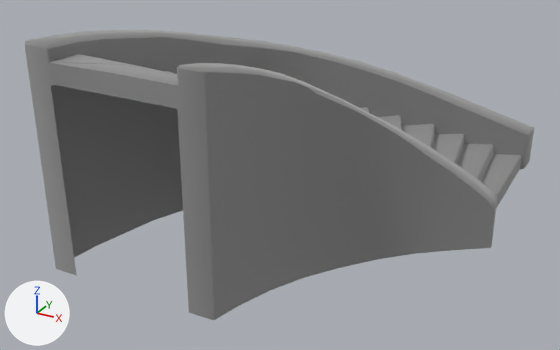
What one commit did to the FBX model Assets/Scenes/Environment Assets/Arena Map A/prop_Stairs_L.fbx.
Rendered twice from a 50 mm lens placed at (10.63, -12.0, 9.9), pointed at (1.23, 5.09, 1.35). Lighting does not change. The marker at lower left points along +X, +Y and +Z. Where no turn or scale is listed for an object, it has been applied to the vertices.

Script lines for the objects in view, before the commit:
```python
me_plane_005 = bpy.data.meshes.new('Plane.005')
me_plane_005.from_pydata(...)  # 331 vertices, 366 faces; spans x -2.44..6.86, y 0.0..12.78, z 0.0..5.76
me_plane_005.materials.append(mat_t_prop_stairs)  # grey #bcbcbc
ob_prop_stairs_l = bpy.data.objects.new('prop_Stairs_L', me_plane_005)
ob_prop_stairs_l.location = (0.0, 0.0, 0.0)
```
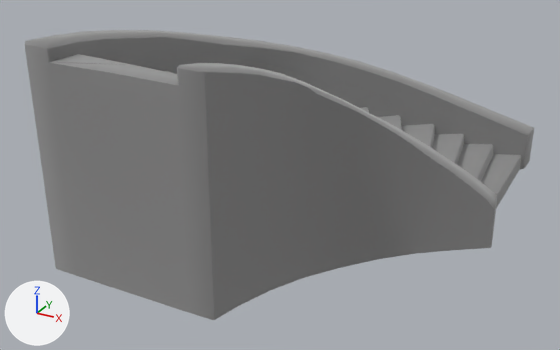
Pixel boxes (x1, y1, x2, y2) of what changed, in the pictures (560 x 350 px):
part 1 of me_plane_005, built on
    before: (49, 63, 177, 109)
    after: (49, 63, 189, 313)

Edits to the bpy script that builds the scene:
```text
Change me_plane_005:
    used by ob_prop_stairs_l; location = (0.0, 0.0, 0.0)
    remove me_plane_005.from_pydata(...)  # 331 vertices, 366 faces; spans x -2.44..6.86, y 0.0..12.78, z 0.0..5.76
    add me_plane_005.from_pydata(...)  # 329 vertices, 398 faces; spans x -2.44..6.86, y 0.0..12.78, z 0.0..5.76
    me_plane_005 part 1
    2 vertices are removed from x -1.63..0.02, y 0.03..0.04, z 4.85
    3 faces are deleted
    35 new faces join them
```
